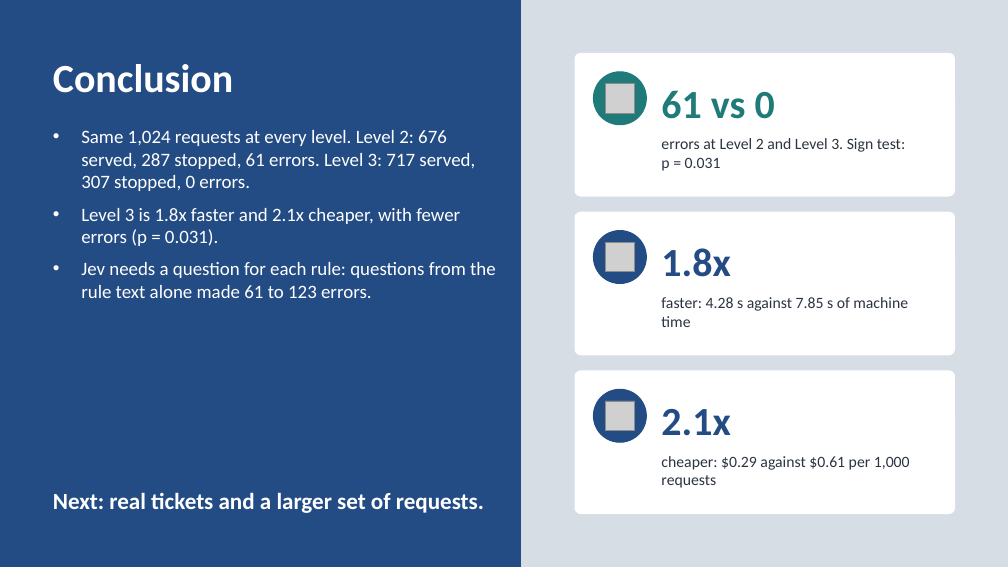
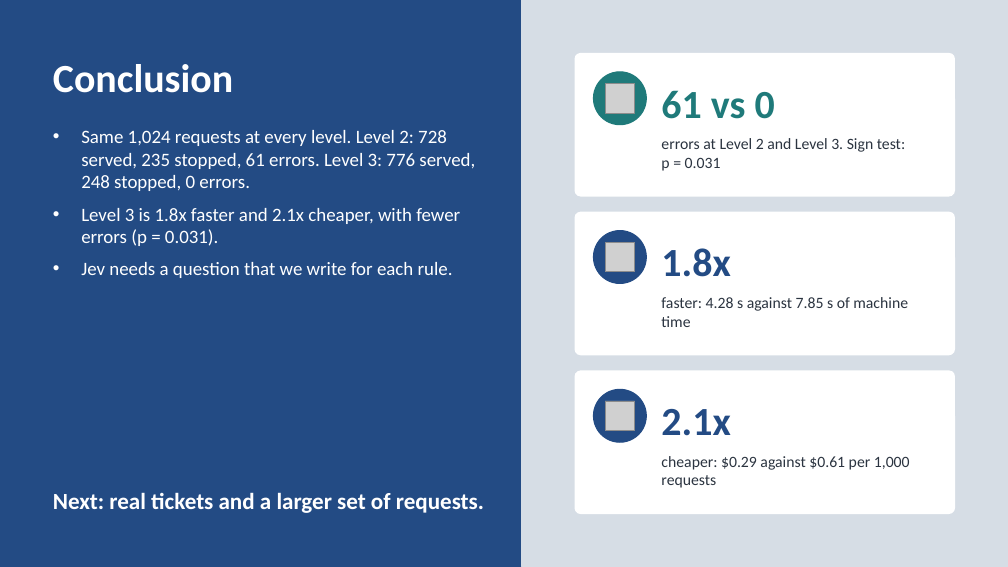
Before and after one commit to neilonthesky/english-presentation, a slide deck: slide 30 of slides/deck.pptx. Drawn at 1008x567 pixels with LibreOffice and Linux fonts; fonts in the diff are those of the drawing; grey boxes stand for pictures. Boxes give left, top, right and bottom in pixels: in the first picture for what was removed or moved away, otherwise in the second. Text is boxed around its words. In the diff, an @@ line names an element or a change of style, - is before the commit and + after.

Commit message:
feat(experiment): expanded and regenerated the triage dataset
- Generated a deterministic dataset of 1,024 requests across 512
  customers and 21 request types.
- Removed the confidence-cascade analysis and its documentation
  references.

```diff
--- a/slides/deck.pptx
+++ b/slides/deck.pptx
@@ text at box(81, 130, 475, 191): text changed @@
-• Same 1,024 requests at every level. Level 2: 676 served, 287 stopped, 61 errors. Level 3: 717 served, 307 stopped, 0 errors.
+• Same 1,024 requests at every level. Level 2: 728 served, 235 stopped, 61 errors. Level 3: 776 served, 248 stopped, 0 errors.
@@ text at box(81, 262, 453, 278): text changed @@
-• Jev needs a question for each rule: questions from the rule text alone made 61 to 123 errors.
+• Jev needs a question that we write for each rule.
```
Also in this commit, not shown: 9 other slides changed, 1 slide added, 1 slide removed, 34 other files.
